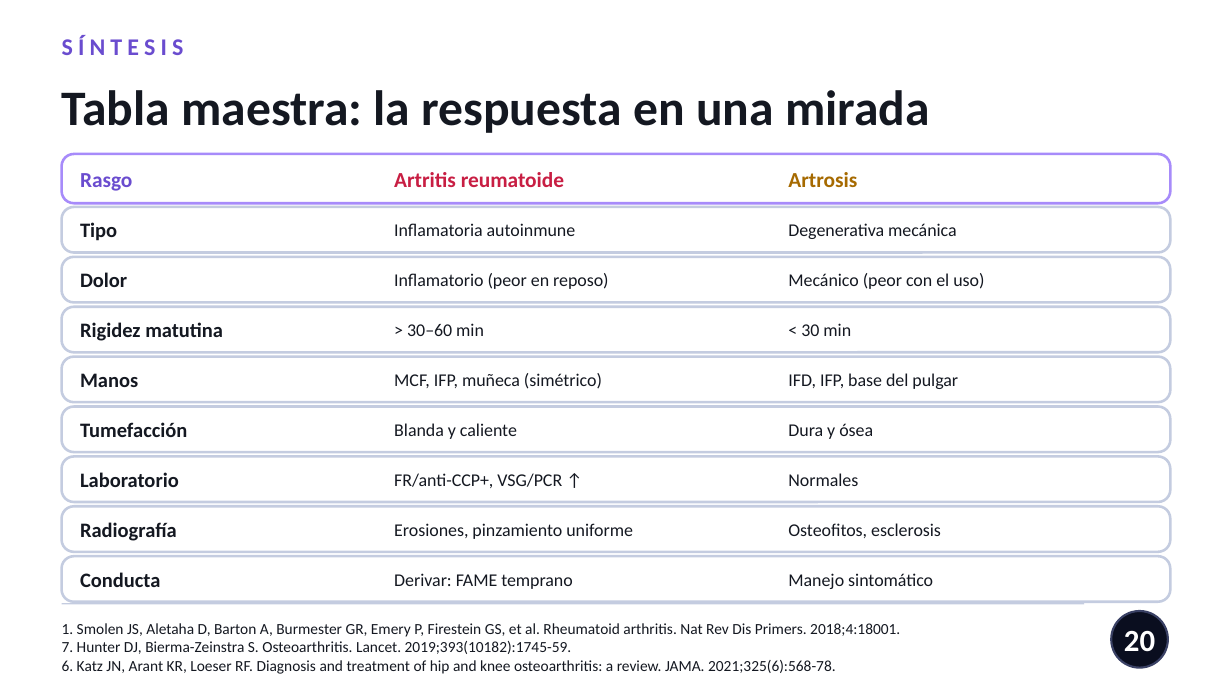
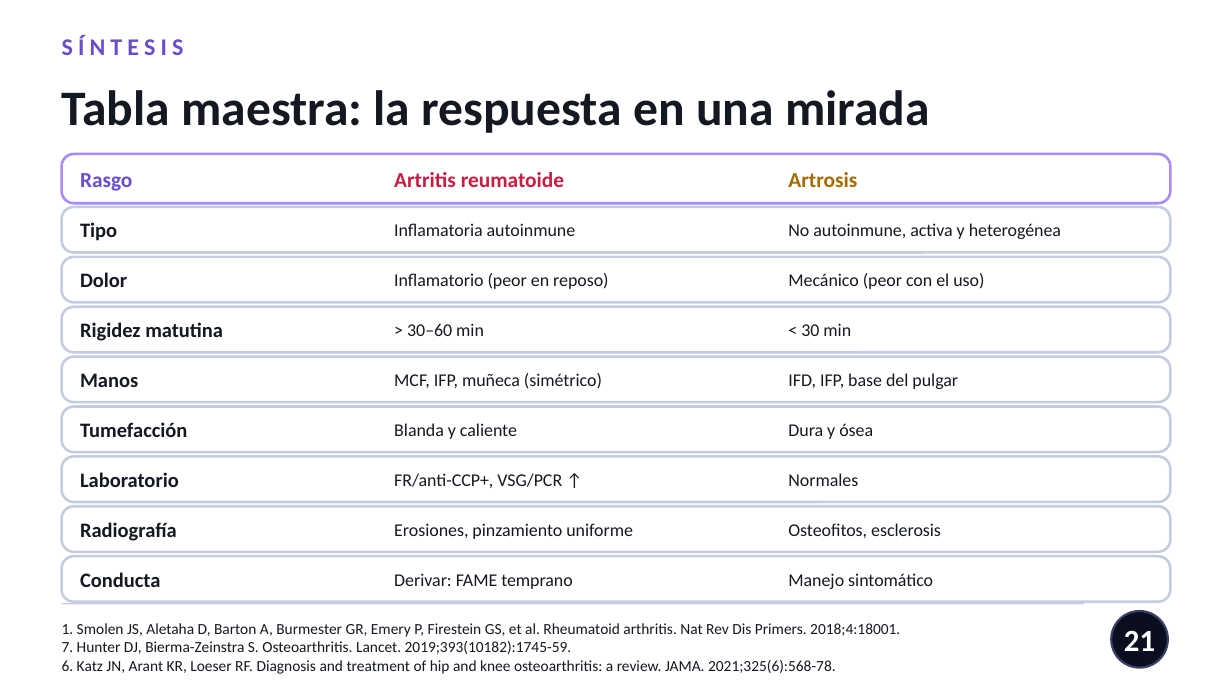
Before and after one commit to nestor120512/nes, a slide deck: slide 21 of Dx_AR_vs_artrosis.pptx (slide 20 before the commit). Drawn at 1232x693 pixels with LibreOffice and Linux fonts; fonts in the diff are those of the drawing. Boxes give left, top, right and bottom in pixels: in the first picture for what was removed or moved away, otherwise in the second. Text is boxed around its words. In the diff, an @@ line names an element or a change of style, - is before the commit and + after.

```diff
--- a/Dx_AR_vs_artrosis.pptx
+++ b/Dx_AR_vs_artrosis.pptx
@@ text at (788,223,1061,239): text changed @@
-Degenerativa mecánica
+No autoinmune, activa y heterogénea
@@ page number at (1124,630,1155,651): text changed @@
-20
+21
```
Also in this commit, not shown: 8 other slides changed, 1 slide added.
